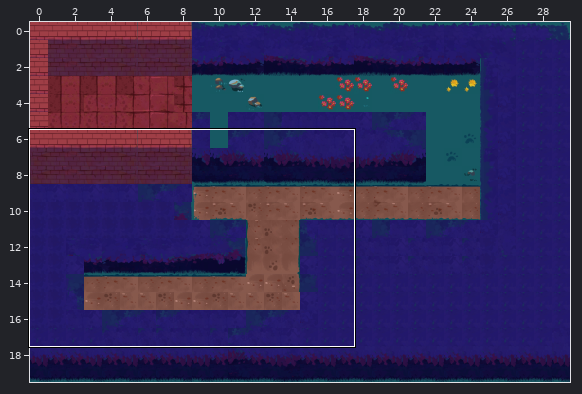
Two versions of a level (Tiled map, assets/maps/tutorial/VentTutorial.tmx). The picture above shows the old version from afar; the outline marks the close-up.
Close-up. Before:
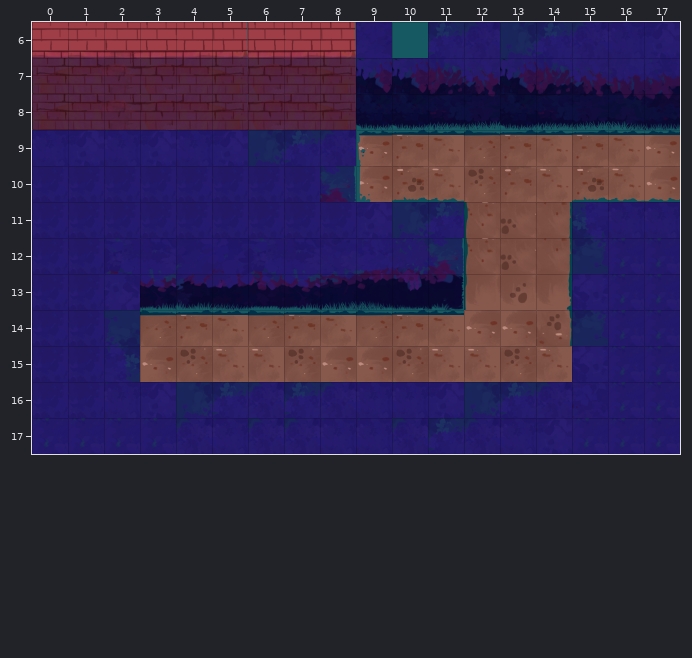
Cells are 128x128 px. Shown: x 0..17, y 6..17. The commit also changed other parts of the map, which this record leaves out.
The same view after the edit:
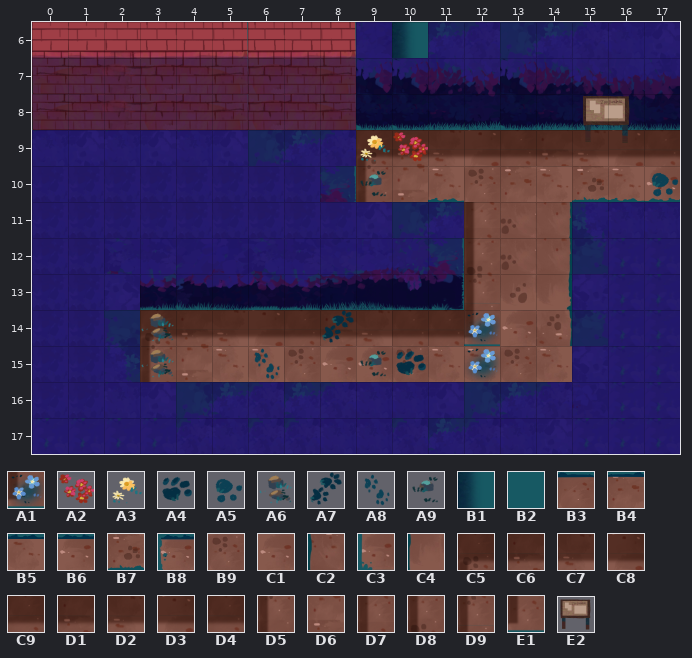
Key: from "decorations-2": A1 41, A2 53, A3 67, A4 97, A5 98, A6 104, A7 109 turned 90, A8 110 turned 90, A9 117; from "grass_shadow2": B1 5; from "path-1": B2 139; from "path-2": B3 136, B4 137, B5 138, B6 139, B7 167; from "path-3": B8 144, B9 161, C1 164, C2 221, C3 224, C4 237; from "sand_shadow": C5 13, C6 14, C7 15, C8 16, C9 17, D1 18, D2 19, D3 20, D4 21, D5 25, D6 26, D7 37, D8 49, D9 61, E1 73; from "trees": E2 6 "board".
__ is an empty cell, .. an unchanged one.
Objects are placed by their top-left corner, in cells (3,4 is the top-left corner of cell 3,4); size is 1x1 cell unless given.
Tiles of an added or newly shown layer are drawn over the layers below it.
See-through tiles are keyed as they look on the map.
From old to new:
--- layer "ground"
@@ x 10..10 @@
- 6 B2
+ 6 B1
@@ x 3..17 @@
- 9 .. .. .. .. .. .. B8 B4 B5 B3 B4 B5 B4 B5 B6
-10 .. .. .. .. .. .. C3 B7 .. .. .. .. .. .. ..
-11 .. .. .. .. .. .. .. .. .. C2 .. .. .. .. ..
-12 .. .. .. .. .. .. .. .. .. C2 .. .. .. .. ..
-13 .. .. .. .. .. .. .. .. .. C4 .. .. .. .. ..
-14 B3 B4 B5 B3 B4 B5 B3 B4 B5 C1 .. .. .. .. ..
-15 C1 B9 .. .. .. .. .. .. .. .. .. .. .. .. ..
+ 9 .. .. .. .. .. .. C5 C6 C7 C8 C9 D1 D2 D3 D4
+10 .. .. .. .. .. .. D5 D6 .. .. .. .. .. .. ..
+11 .. .. .. .. .. .. .. .. .. D7 .. .. .. .. ..
+12 .. .. .. .. .. .. .. .. .. D8 .. .. .. .. ..
+13 .. .. .. .. .. .. .. .. .. D9 .. .. .. .. ..
+14 C5 C6 C7 C8 C9 D1 D2 D4 D4 E1 .. .. .. .. ..
+15 D5 D6 .. .. .. .. .. .. .. .. .. .. .. .. ..
--- layer "decoration" (added)
@@ x 9..17 @@
- 9 __ __ .. .. .. .. .. .. ..
-10 __ .. .. .. .. .. .. .. __
+ 9 A3 A2 .. .. .. .. .. .. ..
+10 A9 .. .. .. .. .. .. .. A5
@@ x 3..12 @@
-14 __ .. .. .. .. __ .. .. .. __
-15 __ .. .. __ .. .. __ __ .. __
+14 A6 .. .. .. .. A7 .. .. .. A1
+15 A6 .. .. A8 .. .. A9 A4 .. A1
--- layer "images" (added)
+E2 "board" at 15.2,7.9 size 1.6x1.5
Boxes around the changes in both close-ups, in picture pixels (x1, y1, x2, y2):
changed: (392, 22, 412, 58)
changed: (356, 96, 680, 202)
changed: (140, 202, 500, 382)
